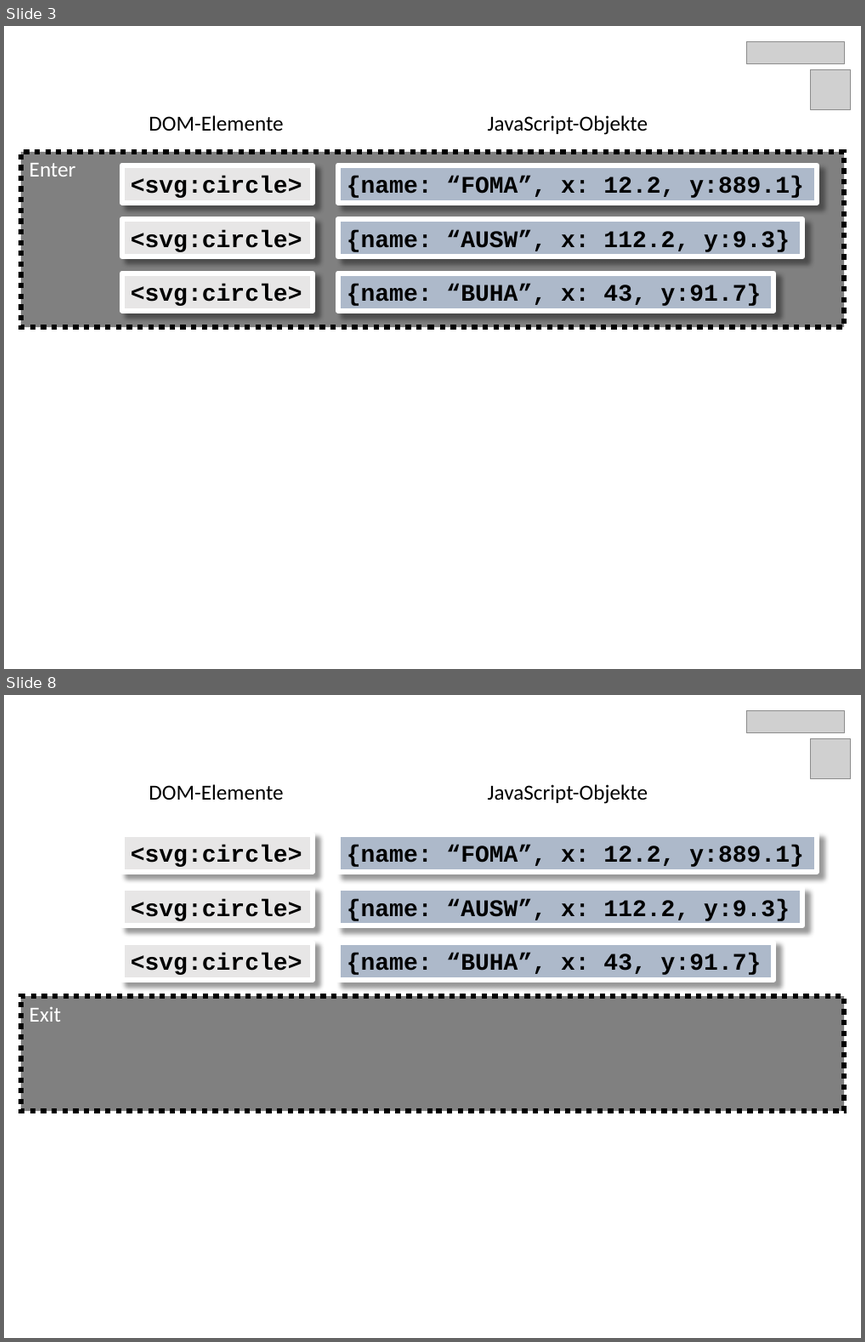
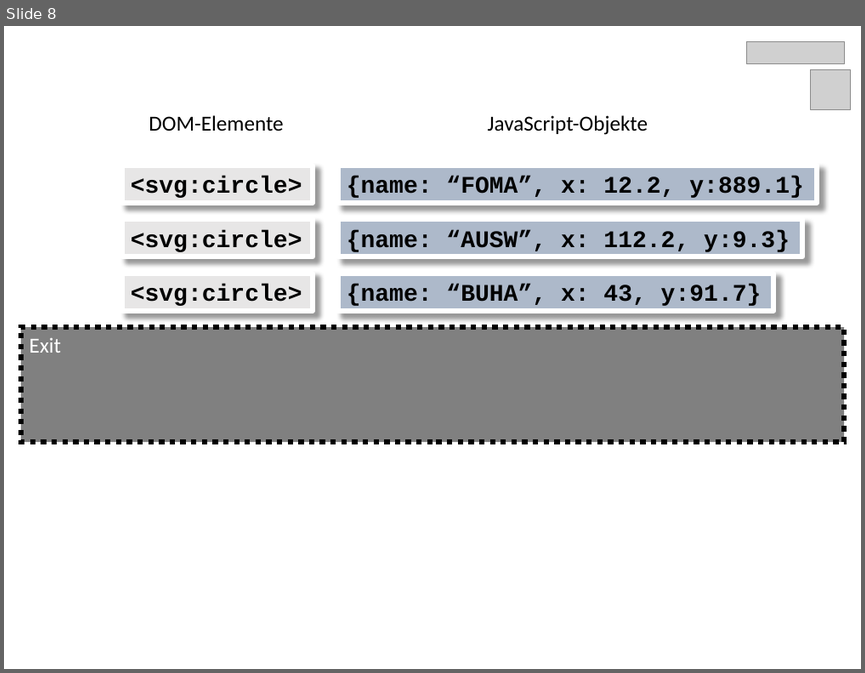
Before and after one commit to owidder/code.talks, a slide deck: folien/d3in20minuten.pptx. Shown one above the other, each under a label of ours: slides 3 and 8 before the commit, slide 8 after it; the slides between them are not shown. The pictures are 865x1342 and 865x673 pixels, drawn with LibreOffice and Linux fonts; fonts in the diff are those of the drawing; grey boxes stand for pictures. Boxes give left, top, right and bottom in pixels: in the first picture for what was removed or moved away, otherwise in the second. Text is boxed around its words. In the diff, an @@ line names an element or a change of style, - is before the commit and + after.

```diff
--- a/folien/d3in20minuten.pptx
+++ b/folien/d3in20minuten.pptx
@@ slide 3 removed at [4,26,861,669], background #FFFFFF @@
@@ picture removed at [746,41,844,63] @@
@@ picture removed at [811,69,850,109] @@
@@ text removed at [148,115,283,131] @@
-DOM-Elemente
@@ text removed at [488,115,647,135] @@
-JavaScript-Objekte
@@ rectangle removed at [21,152,845,328] @@
-Enter
@@ rectangle removed at [122,165,313,203] @@
-<svg:circle>
@@ rectangle removed at [338,165,817,203] @@
-{name: “FOMA”, x: 12.2, y:889.1}
@@ rectangle removed at [122,219,313,256] @@
-<svg:circle>
@@ rectangle removed at [338,219,802,256] @@
-{name: “AUSW”, x: 112.2, y:9.3}
@@ rectangle removed at [122,272,313,311] @@
-<svg:circle>
@@ rectangle removed at [338,272,773,311] @@
-{name: “BUHA”, x: 43, y:91.7}
```
Also in this commit, not shown: 3 slides changed, 4 slides added, 3 other slides removed, 4 other files.
